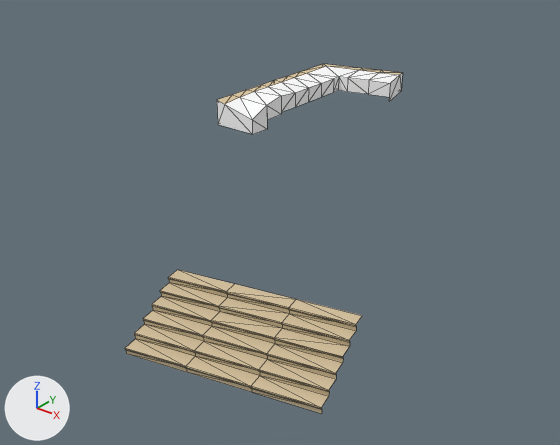
A saved change to the glTF model games/yorimichi/assets/belmonte/meshes/SM_BM_BC_Works_1_4.glb.
Rendered twice from a camera (50 mm lens) standing at (-4.8, 90.8, 24.0) and looking at (-19.0, 108.5, 13.0). Every picture has the same lights, and +X, +Y and +Z are marked at lower left. The older version comes first. Mesh edges are drawn as thin lines. Vertices at exactly the same position are counted once.

In view in the first picture: 'SM_BM_BC_Works_1_4'.
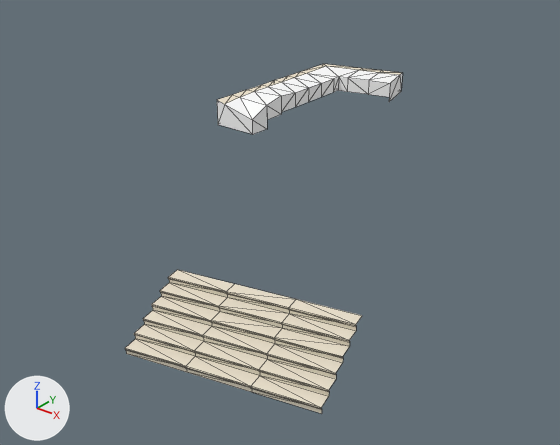
Pixel boxes (x1, y1, x2, y2) of what changed, in the pictures (560 x 445 px):
part 1 of me_sm_bc_works_1_4, recoloured (beige to pale yellow)
    both: (125, 64, 402, 414)

What changed in the scene script:
```text
Change me_sm_bc_works_1_4:
    where me_sm_bc_works_1_4.from_pydata(...)  # 175 vertices, 230 faces; spans x -25.1..-11.7, y 99.6..120.3, z 13.9..15.1
    used by ob_sm_bm_bc_works_1_4; location = (0.0, 0.0, 0.0)
    me_sm_bc_works_1_4 part 1: 164 faces centred in x -25.0..-12.2, y 99.7..120.0, z 14.1..15.0 are repainted in the vertex colours; the middle colour goes from beige #d5c19d to pale yellow #ece2ce
```
